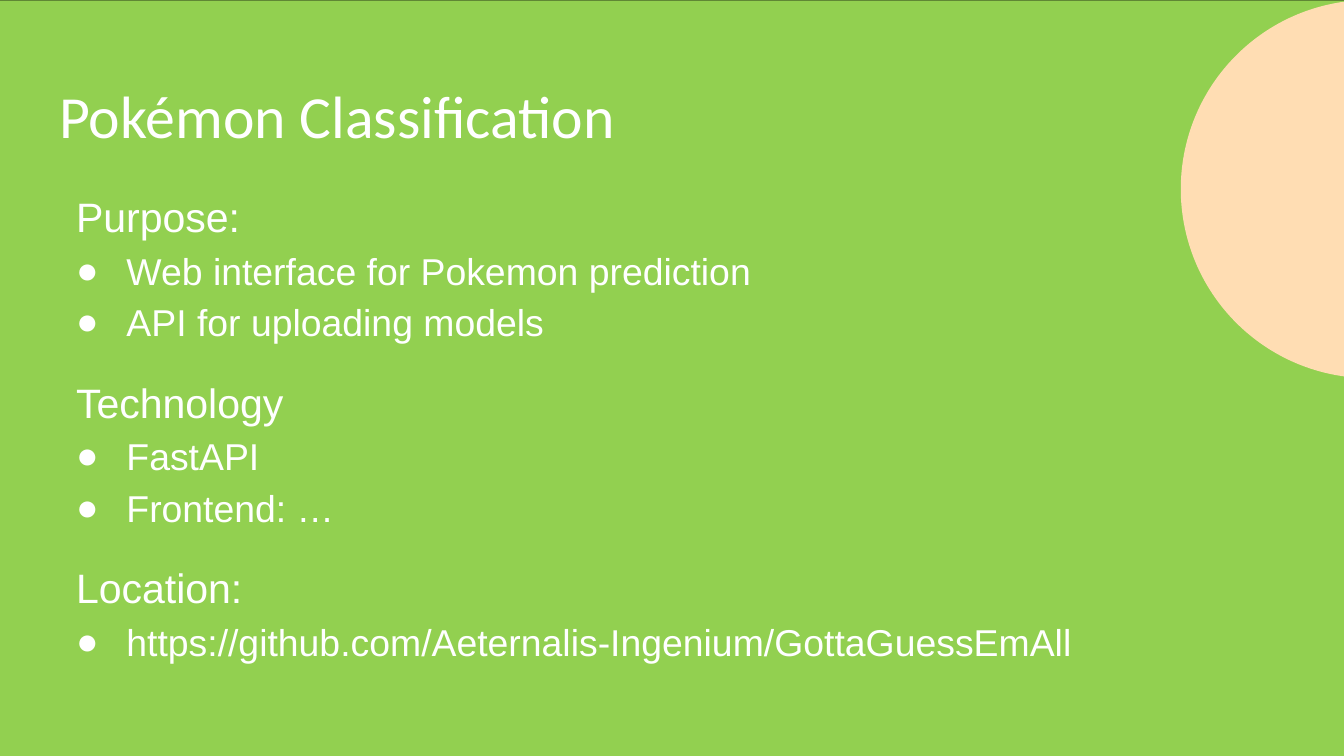
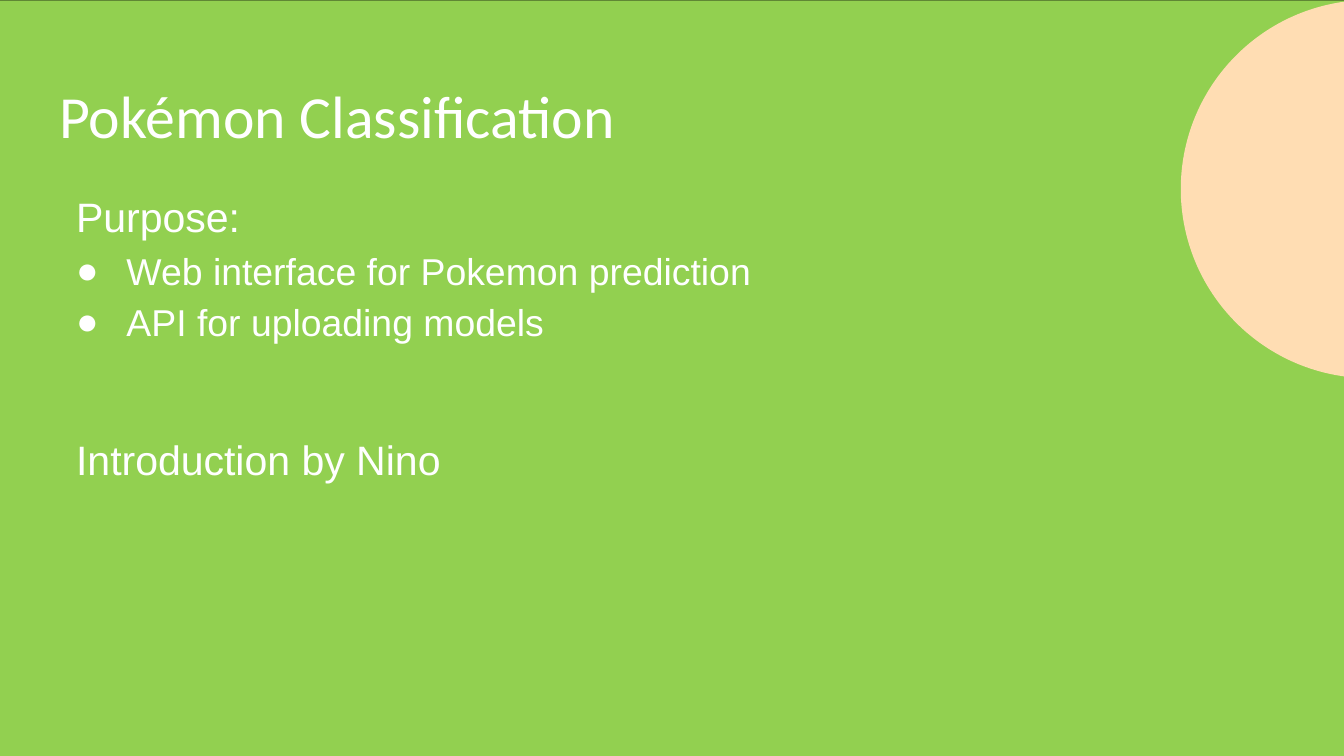
Before and after one commit to frank-trollmann/machine-learning_example-project, a slide deck: slide 12 of documentation/Session 3.pptx. Drawn at 1344x756 pixels with LibreOffice and Linux fonts; fonts in the diff are those of the drawing. Boxes give left, top, right and bottom in pixels: in the first picture for what was removed or moved away, otherwise in the second. Text is boxed around its words. In the diff, an @@ line names an element or a change of style, - is before the commit and + after.

Commit message:
fix: minor updates on slides

```diff
--- a/documentation/Session 3.pptx
+++ b/documentation/Session 3.pptx
@@ text at (x1=76, y1=445, x2=440, y2=483): text changed; size 20 to 22 pt @@
-Technology
-● FastAPI
-● Frontend: …
-Location:
-● https://github.com/Aeternalis-Ingenium/GottaGuessEmAll
+Introduction by Nino
```
Also in this commit, not shown: 3 other slides changed, 3 other files.
